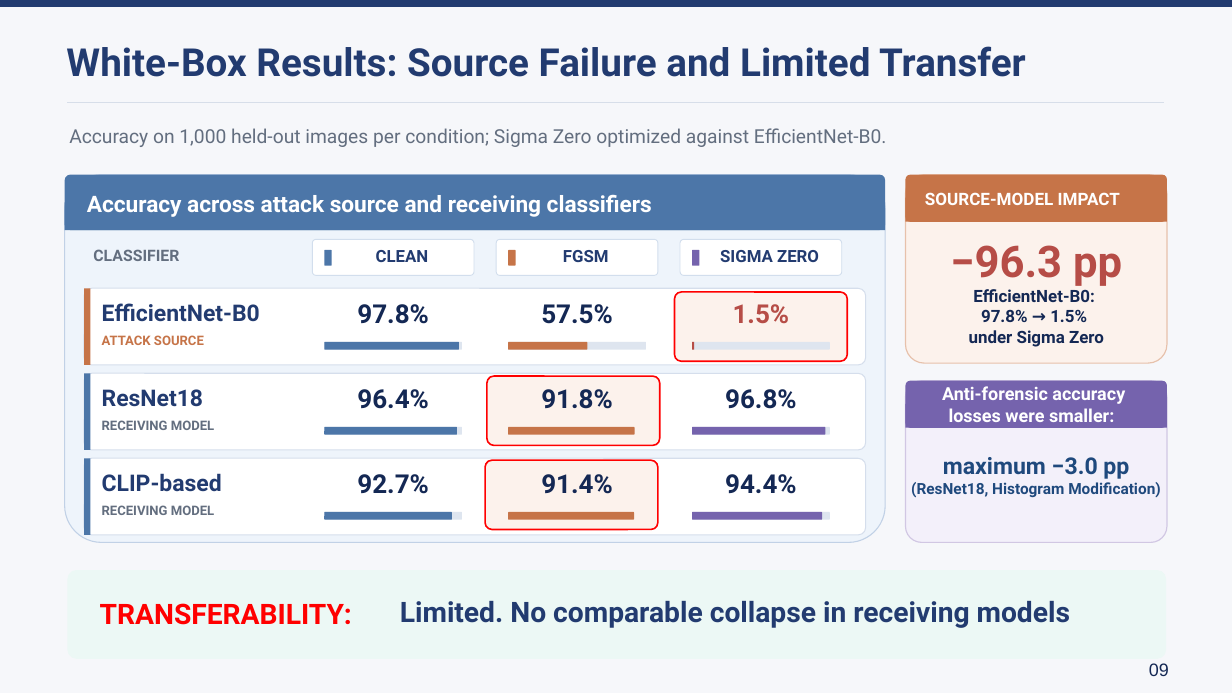
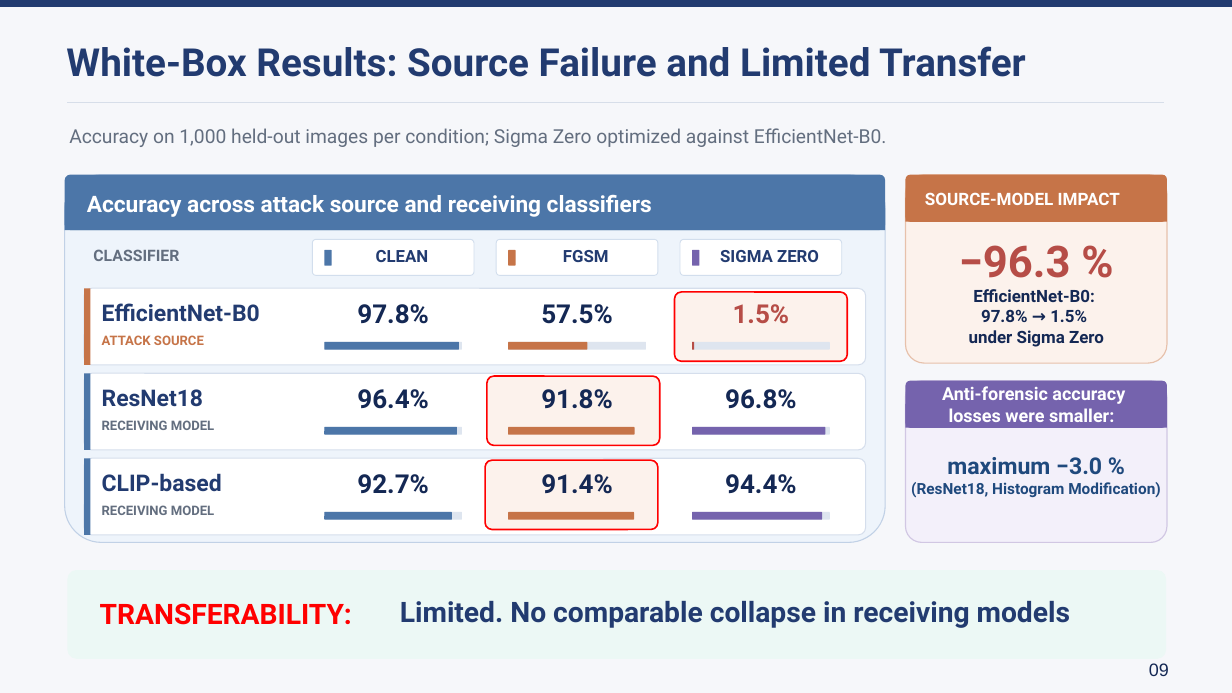
Before and after one commit to lmolinario/Molinario_Thesis_Defense_2026, a slide deck: slide 11 of Molinario_Thesis_Defense_2026.pptx. Drawn at 1232x693 pixels with LibreOffice and Linux fonts; fonts in the diff are those of the drawing. Boxes give left, top, right and bottom in pixels: in the first picture for what was removed or moved away, otherwise in the second. Text is boxed around its words. In the diff, an @@ line names an element or a change of style, - is before the commit and + after.

```diff
--- a/Molinario_Thesis_Defense_2026.pptx
+++ b/Molinario_Thesis_Defense_2026.pptx
@@ text at box(959, 245, 1071, 278): text changed @@
-−96.3 pp
+−96.3 %
@@ text at box(947, 457, 1102, 475): text changed @@
-maximum −3.0 pp
+maximum −3.0 %
```
Also in this commit, not shown: 11 other slides changed.
